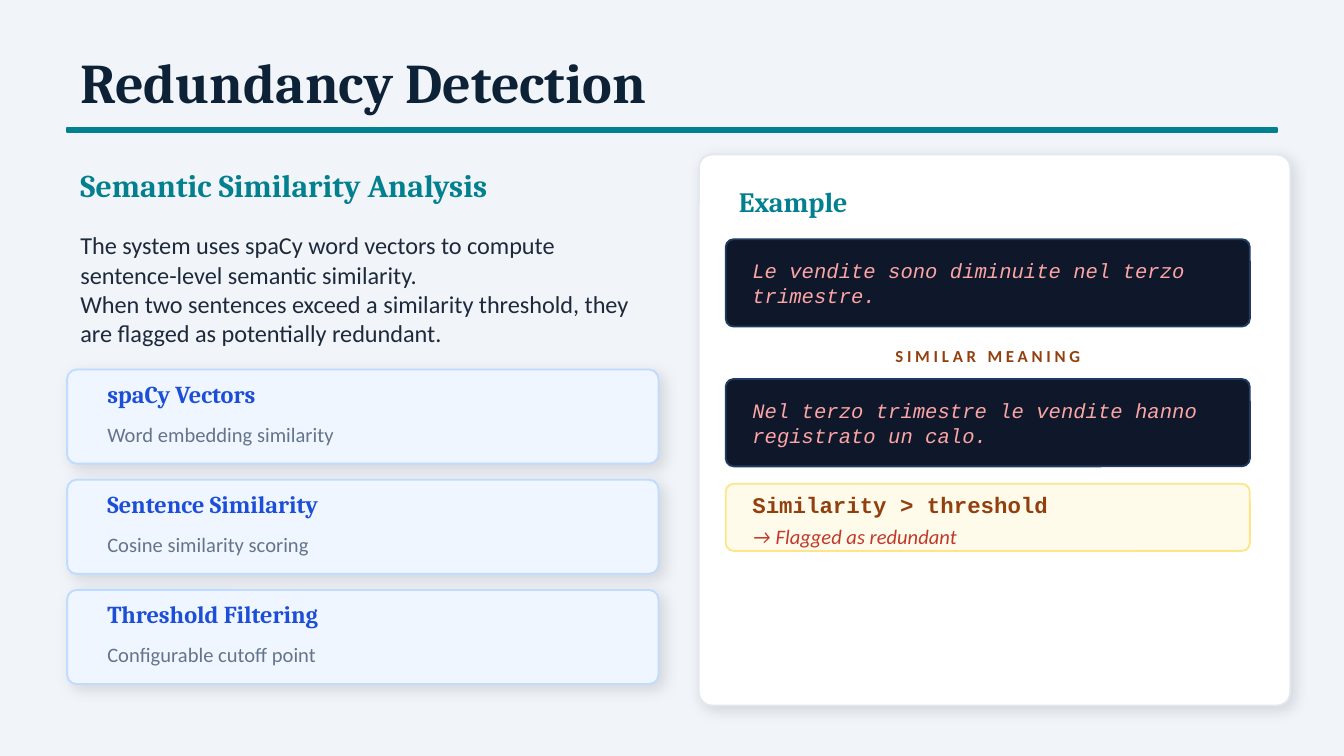
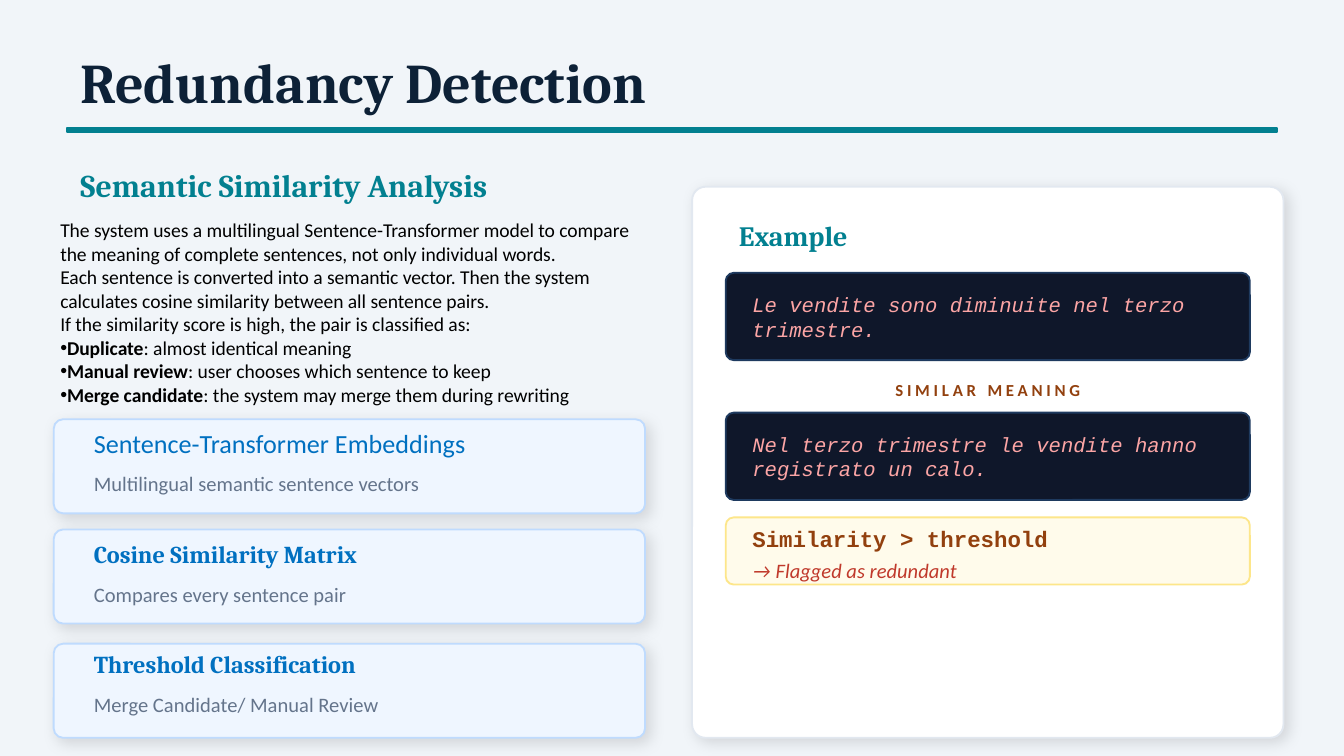
Before and after one commit to EmanuelaIbra/text-quality-analyzer, a slide deck: slide 12 of docs/drs/Italian_Text_Analyzer_Presentation.pptx (slide 13 before the commit). Drawn at 1344x756 pixels with LibreOffice and Linux fonts; fonts in the diff are those of the drawing. Boxes give left, top, right and bottom in pixels: in the first picture for what was removed or moved away, otherwise in the second. Text is boxed around its words. In the diff, an @@ line names an element or a change of style, - is before the commit and + after.

```diff
--- a/docs/drs/Italian_Text_Analyzer_Presentation.pptx
+++ b/docs/drs/Italian_Text_Analyzer_Presentation.pptx
@@ rounded rectangle: place and size @@
-rounded rectangle at (699,155,1290,706)
+rounded rectangle at (692,187,1284,738)
@@ text added at (60,223,629,406), 10.5 pt, text #000000 @@
+The system uses a multilingual Sentence-Transformer model to compare the meaning of complete sentences, not only individual words.
+Each sentence is converted into a semantic vector. Then the system calculates cosine similarity between all sentence pairs.
+If the similarity score is high, the pair is classified as:
+• Duplicate: almost identical meaning
+• Manual review: user chooses which sentence to keep
+• Merge candidate: the system may merge them during rewriting
@@ text removed at (80,237,629,346) @@
-The system uses spaCy word vectors to compute sentence-level semantic similarity.
-When two sentences exceed a similarity threshold, they are flagged as potentially redundant.
@@ rounded rectangle: place and size @@
-rounded rectangle at (67,370,659,464)
+rounded rectangle at (54,419,645,513)
@@ text at (94,435,465,458): text changed; size 13 to 14 pt; font Cambria to Calibri; text colour #1D4ED8 to #0070C0; bold off @@
-spaCy Vectors
+Sentence-Transformer Embeddings
@@ text at (94,477,419,495): text changed @@
-Word embedding similarity
+Multilingual semantic sentence vectors
@@ rounded rectangle: place and size @@
-rounded rectangle at (67,480,659,574)
+rounded rectangle at (54,530,645,624)
@@ 6 texts, 3 rounded rectangles: place and size @@
-6 texts, 3 rounded rectangles at (726,192,1250,551)
+6 texts, 3 rounded rectangles at (726,226,1250,585)
@@ text at (94,546,357,569): text changed; text colour #1D4ED8 to #0070C0 @@
-Sentence Similarity
+Cosine Similarity Matrix
@@ text at (94,588,345,606): text changed @@
-Cosine similarity scoring
+Compares every sentence pair
@@ rounded rectangle: place and size @@
-rounded rectangle at (67,590,659,684)
+rounded rectangle at (54,644,645,738)
@@ text at (94,655,356,674): text changed; text colour #1D4ED8 to #0070C0 @@
-Threshold Filtering
+Threshold Classification
@@ text at (94,698,378,716): text changed @@
-Configurable cutoff point
+Merge Candidate/ Manual Review
```
Also in this commit, not shown: 5 other slides changed, 1 slide removed, 16 other files.
